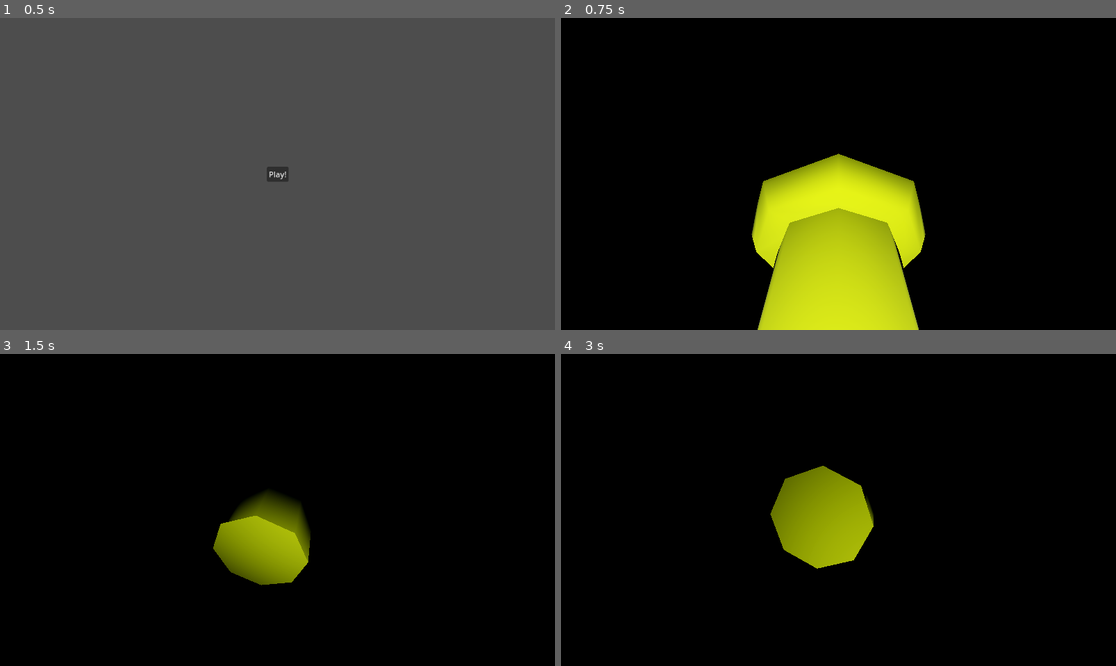
Above: before the commit, frames 1-4 (two rows, left to right).
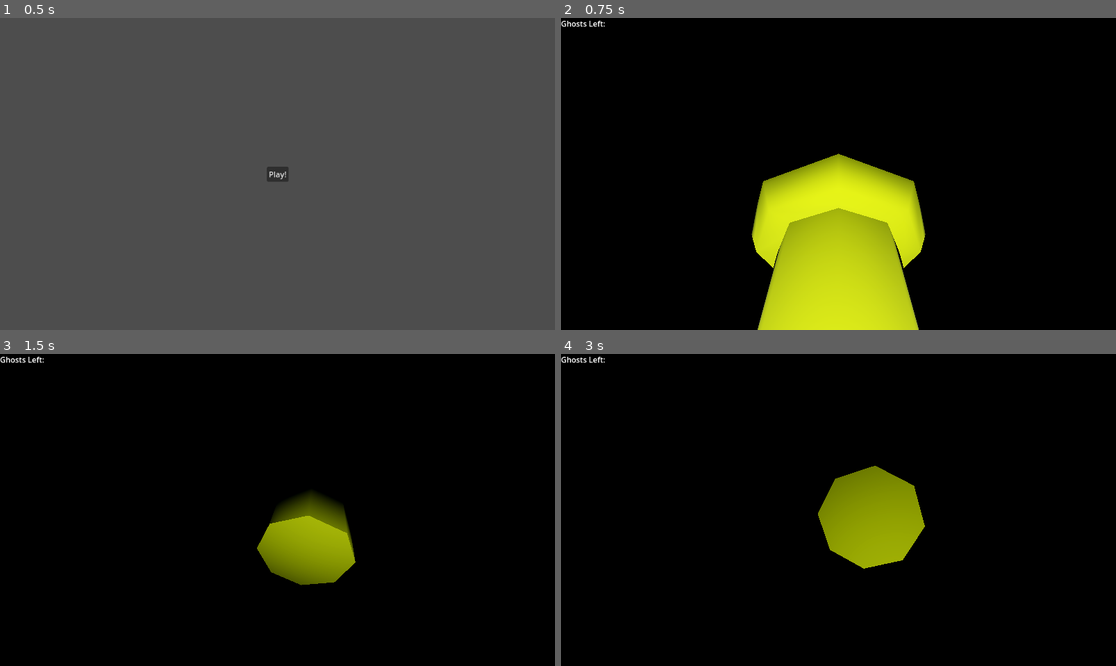
Above: after the commit, the same moments.

Repository: bsu-cs315/e3-hovell
Game: Godot game, scene res://title/title.tscn
The game is run twice, just before and just after one commit, with the same random seed, the same clock (stepped at 60 frames per second) and the same inputs.
Inputs:
- Up to frame 1 (0.5 s): no input
- Up to frame 2 (0.75 s): click "Play!" at 0.5 s
- Up to frame 3 (1.5 s): tap Enter at 1.25 s; hold D (move_right) from 1.28 s (still down); tap Space (throw) at 1.35 s
- Up to frame 4 (3 s): tap Space (throw) at 2, 2.1, 2.85 s; release D (move_right) at 2.03 s; hold S (move_down) 2.03-2.78 s; hold D (move_right) from 2.78 s (still down)

Frame 1 is identical in both runs. In frame 2, less than 0.1% of the frame differs, in the area x 0-8%, y 0-3%; in frame 3, 5.8%, in the area x 0-65%, y 0-75%; in frame 4, 5.5%.

Commit message:
Fix flashlight shooting z direction

Diff:
--- a/project/hand/hand.gd
+++ b/project/hand/hand.gd
@@ -7,9 +7,9 @@
 var max_throw_angle : int = 90
 var _y_direction_power : int = 5
 var _x_offset : int = -10
+var _z_direction : int
 
 @onready var _flashlight_object : Flashlight
-
 
 func _ready() -> void:
 	call_deferred("_spawn_flashlight")
@@ -20,8 +20,10 @@
 		_throw_flashlight()
 	elif Input.is_action_pressed("move_left"):
 		_flashlight_object.rotation_degrees.y += 1
+		_z_direction -= 1
 	elif Input.is_action_pressed("move_right"):
 		_flashlight_object.rotation_degrees.y -= 1
+		_z_direction += 1
 	elif Input.is_action_pressed("move_up"):
 		_flashlight_object.rotation_degrees.x += 1
 	elif Input.is_action_pressed("move_down"):
@@ -31,15 +33,19 @@
 		_flashlight_object.queue_free()
 		_spawn_flashlight()
 
+
 func _spawn_flashlight() -> void:
 	_flashlight_object = load("res://flashlight/flashlight.tscn").instantiate()
 	get_parent().add_child(_flashlight_object)
 	_flashlight_object.global_position = global_position
 	_flashlight_object.global_rotation_degrees.y = -90
+	_x_offset = 0
+	throw_y_direction = 0
+	_z_direction = 0
 
 
 func _throw_flashlight() -> void:
-	var _impulse := Vector3(throw_strength,throw_y_direction * _y_direction_power, 0)
+	var _impulse := Vector3(throw_strength,throw_y_direction * _y_direction_power, _z_direction)
 	var _position_normalized := Vector3(_x_offset,throw_y_direction, 0).normalized()
 	_flashlight_object.apply_impulse(_impulse, _position_normalized)
 	_flashlight_object.gravity_scale = 1
--- a/project/level/level.tscn
+++ b/project/level/level.tscn
@@ -40,3 +40,8 @@
 [node name="Floor" type="CSGBox3D" parent="."]
 transform = Transform3D(-4.37114e-08, -1, 0, 1, -4.37114e-08, 0, 0, 0, 4.21095, 4.2555, -5.7019, 0)
 size = Vector3(1, 10, 10)
+
+[node name="Label" type="Label" parent="."]
+offset_right = 40.0
+offset_bottom = 23.0
+text = "Ghosts Left: "
